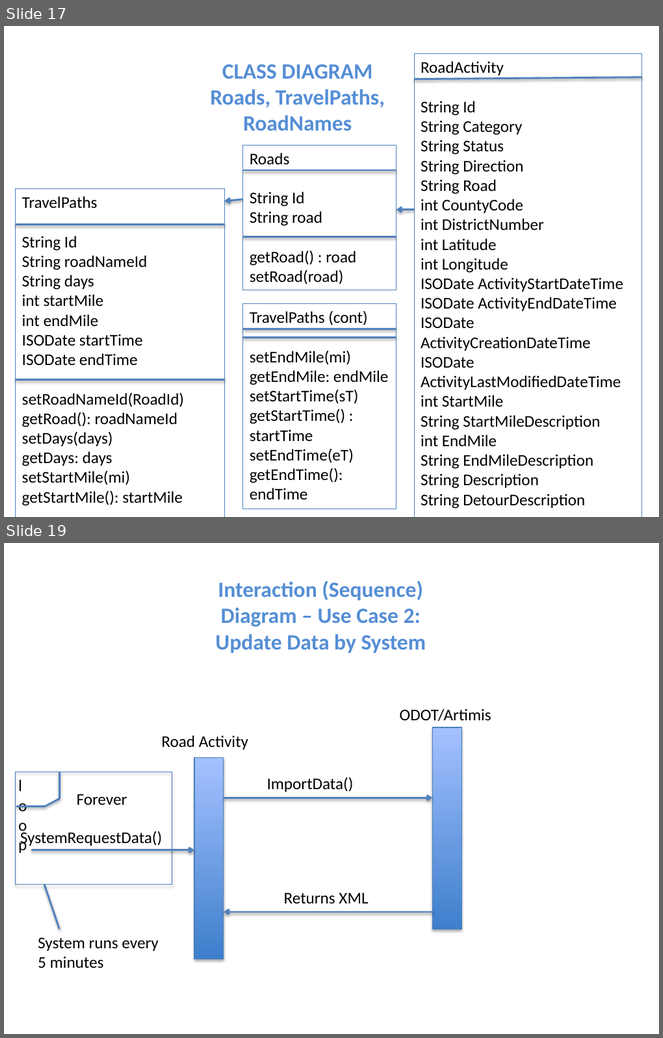
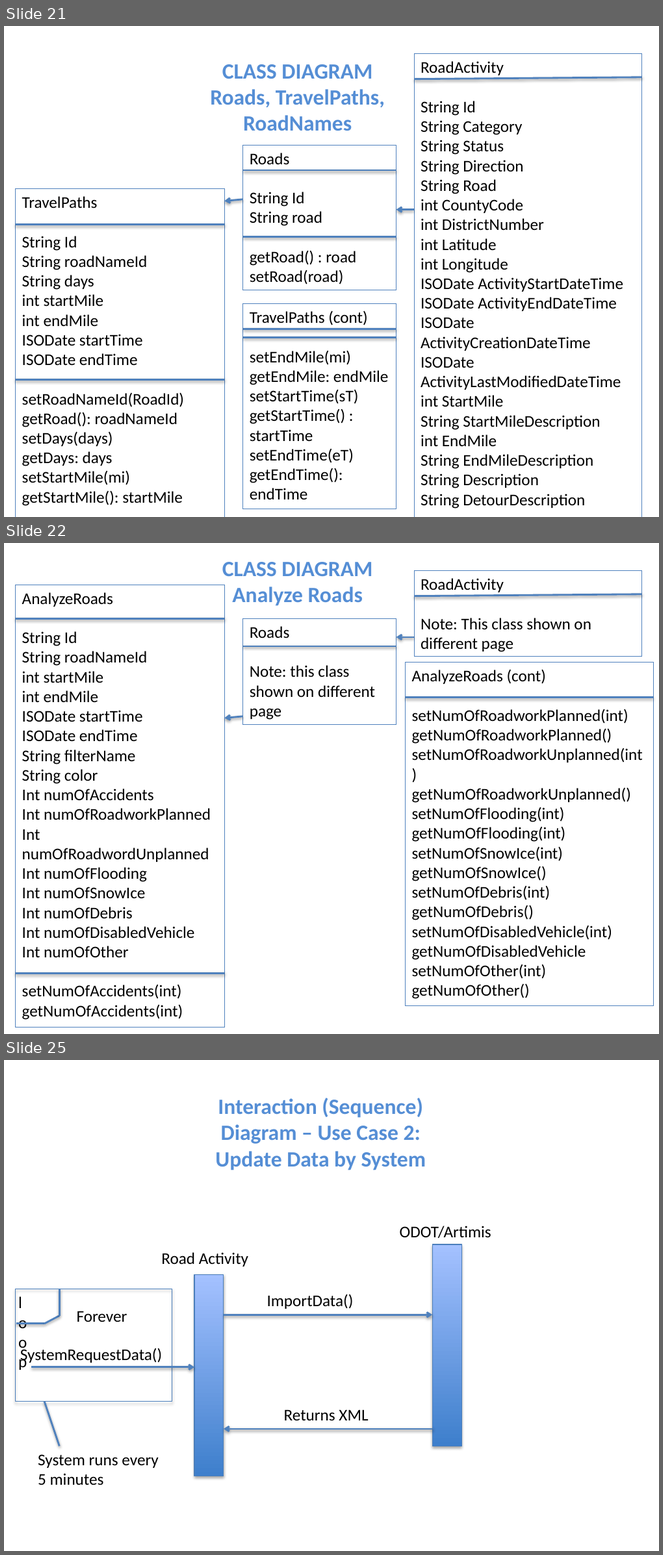
Before and after one commit to niemilkm/csc440-KevinNiemiller, a slide deck: deliverables/iteration3/other/DomainModel_SSD_ClassDiagrams.pptx. Shown one above the other, each under a label of ours: slides 17 and 19 before the commit, slides 21, 22 and 25 after it; the slides between them are not shown. The pictures are 663x1038 and 663x1555 pixels, drawn with LibreOffice and Linux fonts; fonts in the diff are those of the drawing. Boxes give left, top, right and bottom in pixels: in the first picture for what was removed or moved away, otherwise in the second. Text is boxed around its words. In the diff, an @@ line names an element or a change of style, - is before the commit and + after.

```diff
--- a/deliverables/iteration3/other/DomainModel_SSD_ClassDiagrams.pptx
+++ b/deliverables/iteration3/other/DomainModel_SSD_ClassDiagrams.pptx
@@ slide 22 added at box(4, 543, 659, 1034), background #FFFFFF @@
@@ text added at box(222, 562, 373, 606), 24 pt, text #558ED5, bold @@
+CLASS DIAGRAM
+Analyze Roads
@@ rectangle added at box(414, 570, 642, 656), outline #4F81BD 0.75 pt, 18 pt, text #000000 @@
+RoadActivity
+Note: This class shown on different page
@@ rectangle added at box(16, 585, 225, 1029), outline #4F81BD 0.75 pt, 18 pt, text #000000 @@
+AnalyzeRoads
+String Id
+String roadNameId
+int startMile
+int endMile
+ISODate startTime
+ISODate endTime
+String filterName
+String color
+Int numOfAccidents
+Int numOfRoadworkPlanned
+Int numOfRoadwordUnplanned
+Int numOfFlooding
+Int numOfSnowIce
+Int numOfDebris
+Int numOfDisabledVehicle
+Int numOfOther
+setNumOfAccidents(int)
+getNumOfAccidents(int)
@@ line added from (414, 596) to (642, 594), #4F81BD 2 pt @@
@@ line added from (16, 618) to (225, 618), #4F81BD 2 pt @@
@@ rectangle added at box(243, 618, 397, 724), outline #4F81BD 0.75 pt, 18 pt, text #000000 @@
+Roads
+Note: this class shown on different page
@@ arrow added from (414, 637) to (397, 637), #4F81BD 2 pt @@
@@ line added from (243, 646) to (397, 646), #4F81BD 2 pt @@
@@ rectangle added at box(406, 662, 653, 1006), outline #4F81BD 0.75 pt, 18 pt, text #000000 @@
+AnalyzeRoads (cont)
+setNumOfRoadworkPlanned(int)
+getNumOfRoadworkPlanned()
+setNumOfRoadworkUnplanned(int)
+getNumOfRoadworkUnplanned()
+setNumOfFlooding(int)
+getNumOfFlooding(int)
+setNumOfSnowIce(int)
+getNumOfSnowIce()
+setNumOfDebris(int)
+getNumOfDebris()
+setNumOfDisabledVehicle(int)
+getNumOfDisabledVehicle
+setNumOfOther(int)
+getNumOfOther()
@@ line added from (406, 698) to (653, 698), #4F81BD 2 pt @@
@@ arrow added from (243, 717) to (225, 718), #4F81BD 2 pt @@
@@ line added from (16, 973) to (225, 973), #4F81BD 2 pt @@
@@ what was slide 17 is now slide 21 @@
@@ what was slide 19 is now slide 25 @@
```
Also in this commit, not shown: 11 slides changed, 10 other slides added, 11 other files.
